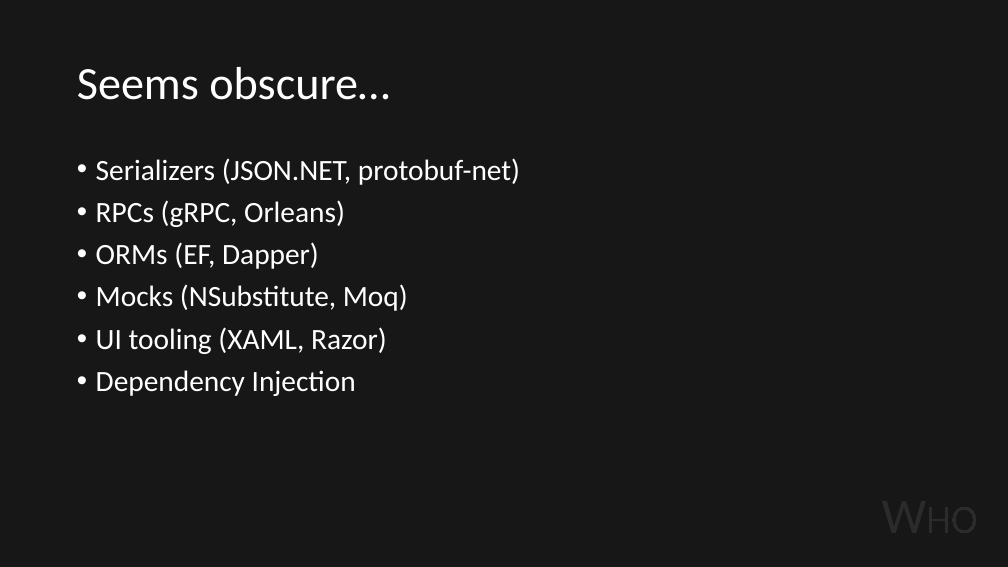
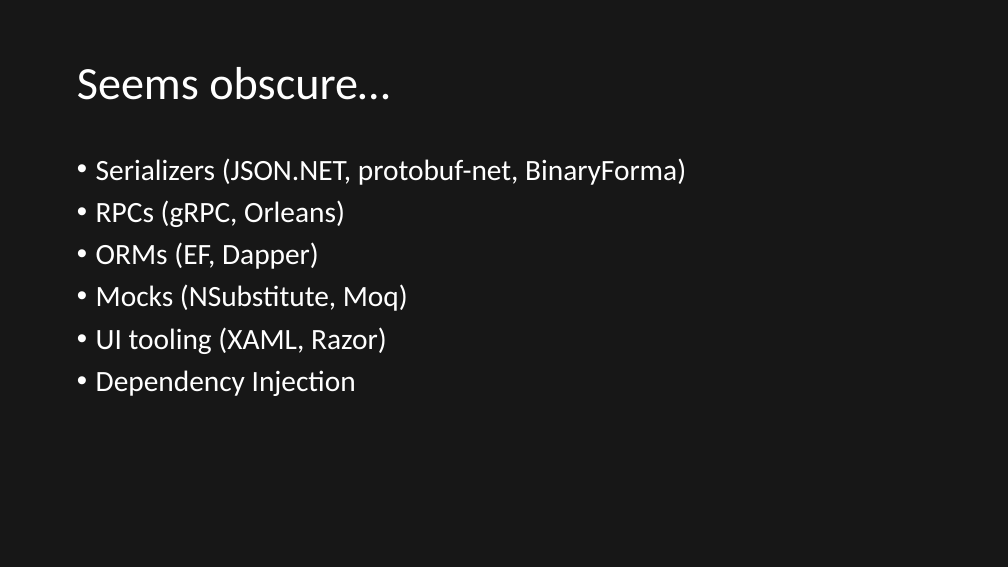
Before and after one commit to ReubenBond/presentations, a slide deck: slide 8 of CodeGen2018/Slides.pptx (slide 6 before the commit). Drawn at 1008x567 pixels with LibreOffice and Linux fonts; fonts in the diff are those of the drawing. Boxes give left, top, right and bottom in pixels: in the first picture for what was removed or moved away, otherwise in the second. Text is boxed around its words. In the diff, an @@ line names an element or a change of style, - is before the commit and + after.

```diff
--- a/CodeGen2018/Slides.pptx
+++ b/CodeGen2018/Slides.pptx
@@ text at box(96, 158, 686, 185): text changed @@
-• Serializers (JSON.NET, protobuf-net)
+• Serializers (JSON.NET, protobuf-net, BinaryForma)
@@ text removed at box(706, 431, 1008, 567) @@
-Who
```
Also in this commit, not shown: 4 other slides changed, 5 slides added, 10 other files.
